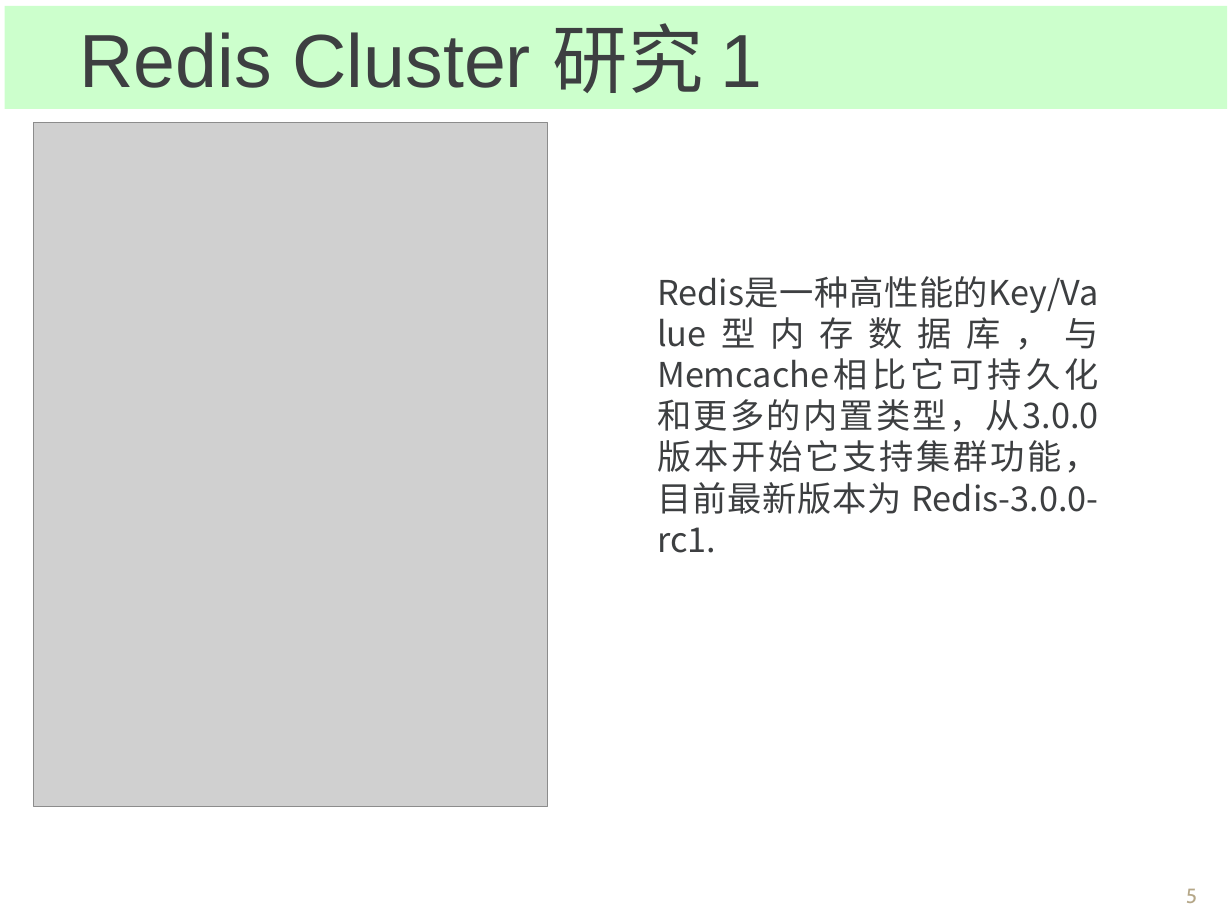
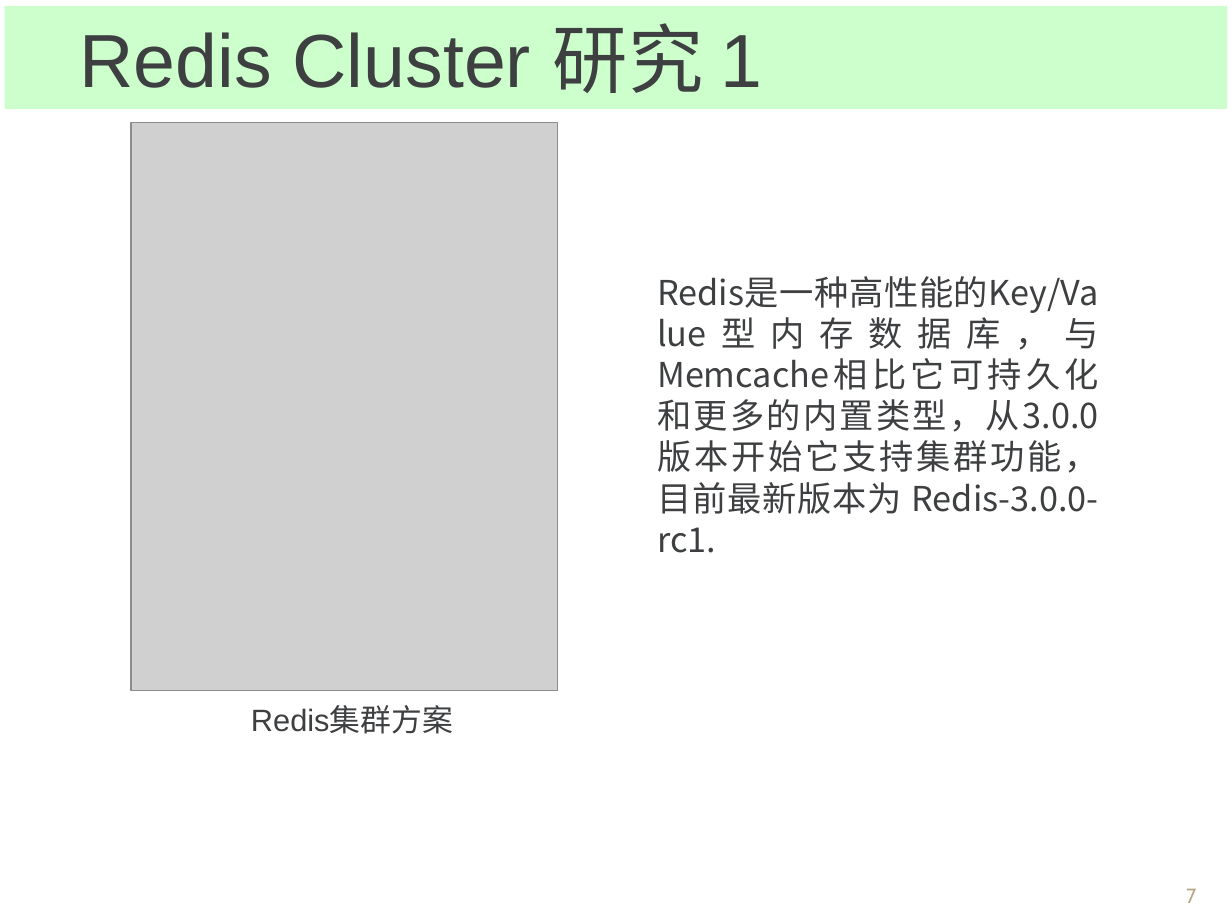
Before and after one commit to Spectrumleeee/Works, a slide deck: slide 7 of document/转正答辩_云平台部_黎光谱.ppt (slide 5 before the commit). Drawn at 1232x924 pixels with LibreOffice and Linux fonts; fonts in the diff are those of the drawing; grey boxes stand for pictures; background and template pictures are left out. Boxes give left, top, right and bottom in pixels: in the first picture for what was removed or moved away, otherwise in the second. Text is boxed around its words. In the diff, an @@ line names an element or a change of style, - is before the commit and + after.

```diff
--- a/document/转正答辩_云平台部_黎光谱.ppt
+++ b/document/转正答辩_云平台部_黎光谱.ppt
@@ picture resized from (x1=33, y1=122, x2=547, y2=806) to (x1=131, y1=122, x2=557, y2=690) @@
@@ text added at (x1=251, y1=706, x2=453, y2=734), 18 pt, text #3D3F41 @@
+Redis集群方案
@@ page number at (x1=1186, y1=888, x2=1196, y2=903): text changed @@
-5
+7
```
Also in this commit, not shown: 6 other slides changed, 2 slides added, 1 other file.
